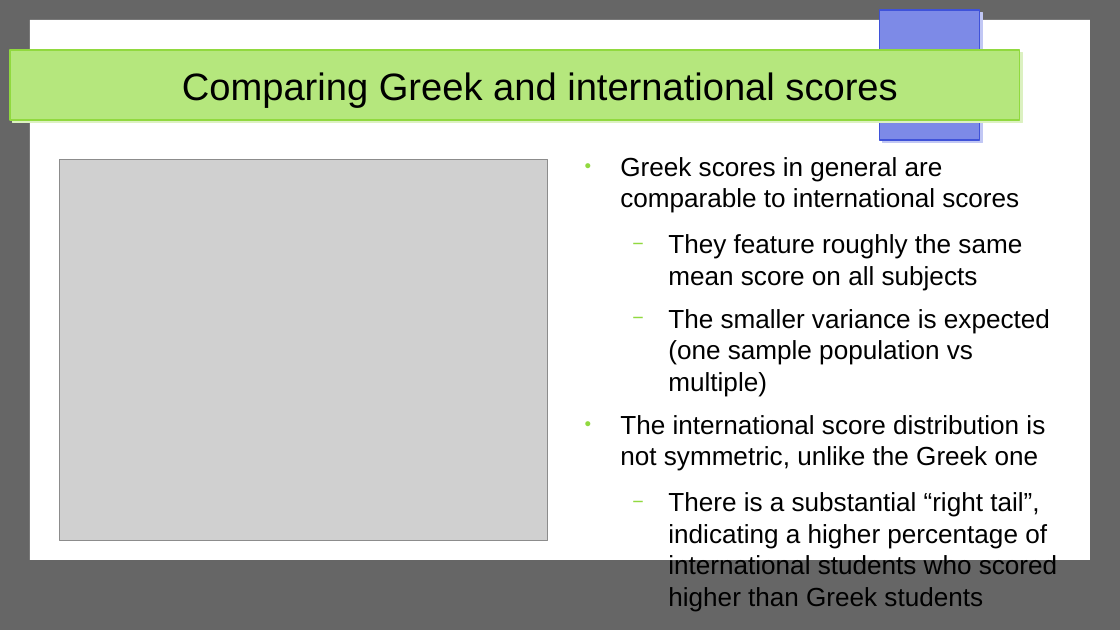
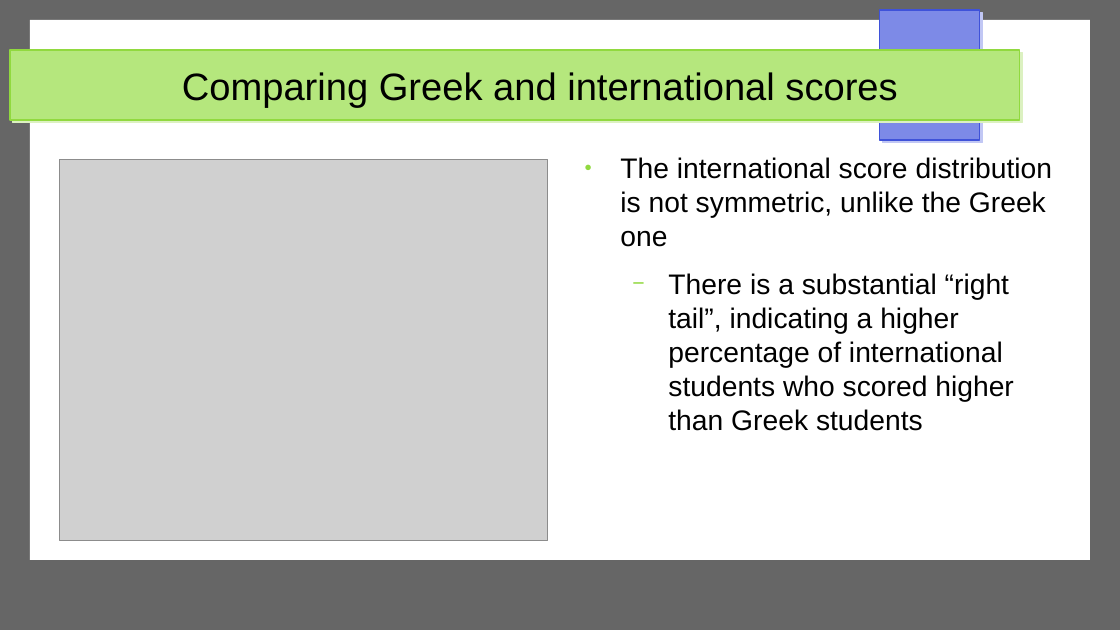
Before and after one commit to dimits-ts/visualization-assignments, a slide deck: slide 7 of presentation-static.odp (slide 6 before the commit). Drawn at 1120x630 pixels with LibreOffice and Linux fonts; fonts in the diff are those of the drawing; grey boxes stand for pictures. Boxes give left, top, right and bottom in pixels: in the first picture for what was removed or moved away, otherwise in the second. Text is boxed around its words. In the diff, an @@ line names an element or a change of style, - is before the commit and + after.

```diff
--- a/presentation-static.odp
+++ b/presentation-static.odp
@@ text "The international score distribution is ..." at (620, 157, 1053, 431): size 18.5 to 20 pt @@
@@ text at (620, 157, 1050, 396): paragraphs removed @@
-● Greek scores in general are comparable to international scores
-  − They feature roughly the same mean score on all subjects
-  − The smaller variance is expected (one sample population vs multiple)
```
Also in this commit, not shown: 4 other slides changed, 3 slides added.
